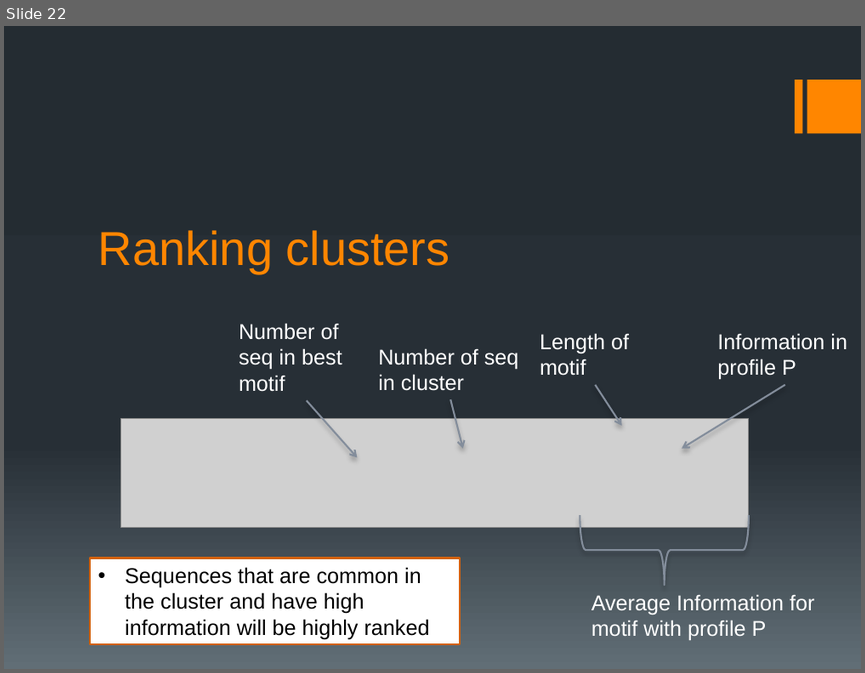
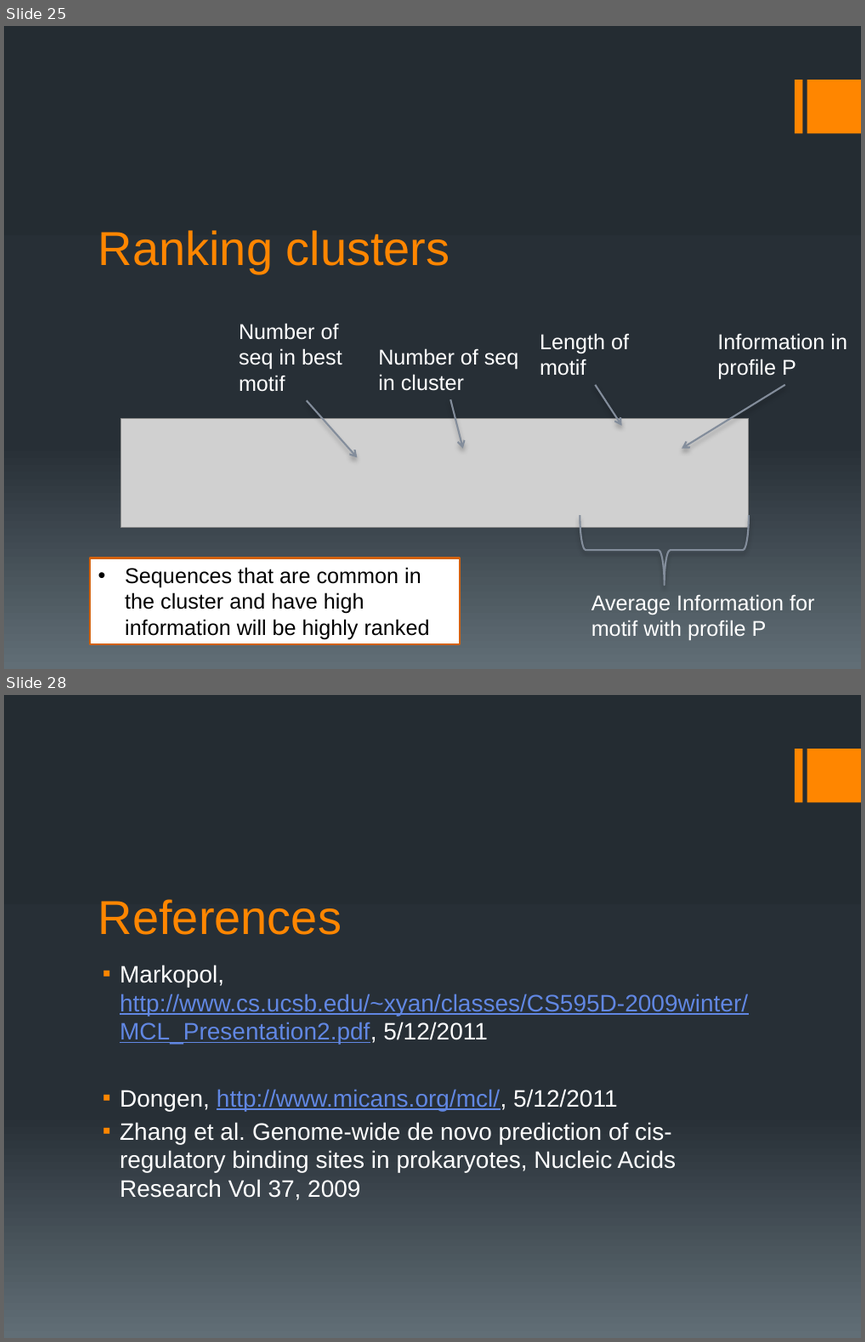
Before and after one commit to ship561/final-project, a slide deck: bioinformatics presentation.pptx. Shown one above the other, each under a label of ours: slide 22 before the commit, slides 25 and 28 after it; the slides between them are not shown. The pictures are 865x673 and 865x1342 pixels, drawn with LibreOffice and Linux fonts; fonts in the diff are those of the drawing; grey boxes stand for pictures. Boxes give left, top, right and bottom in pixels: in the first picture for what was removed or moved away, otherwise in the second. Text is boxed around its words. In the diff, an @@ line names an element or a change of style, - is before the commit and + after.

```diff
--- a/bioinformatics presentation.pptx
+++ b/bioinformatics presentation.pptx
@@ slide 28 added at <box>4,695,861,1338</box>, background gradient #242C33 to #273037 to #636D76; not listed: 2 template elements that a slide beside it also shows @@
@@ title added at <box>98,899,341,935</box>, 40 pt, text #FF8600 @@
+References
@@ text added at <box>120,964,748,1200</box>, 20 pt, text #FFFFFF @@
+▪ Markopol, http://www.cs.ucsb.edu/~xyan/classes/CS595D-2009winter/MCL_Presentation2.pdf, 5/12/2011
+▪ Dongen, http://www.micans.org/mcl/, 5/12/2011
+▪ Zhang et al. Genome-wide de novo prediction of cis-regulatory binding sites in prokaryotes, Nucleic Acids Research Vol 37, 2009
@@ what was slide 22 is now slide 25 @@
```
Also in this commit, not shown: 6 slides changed, 5 other slides added, 2 slides removed.
